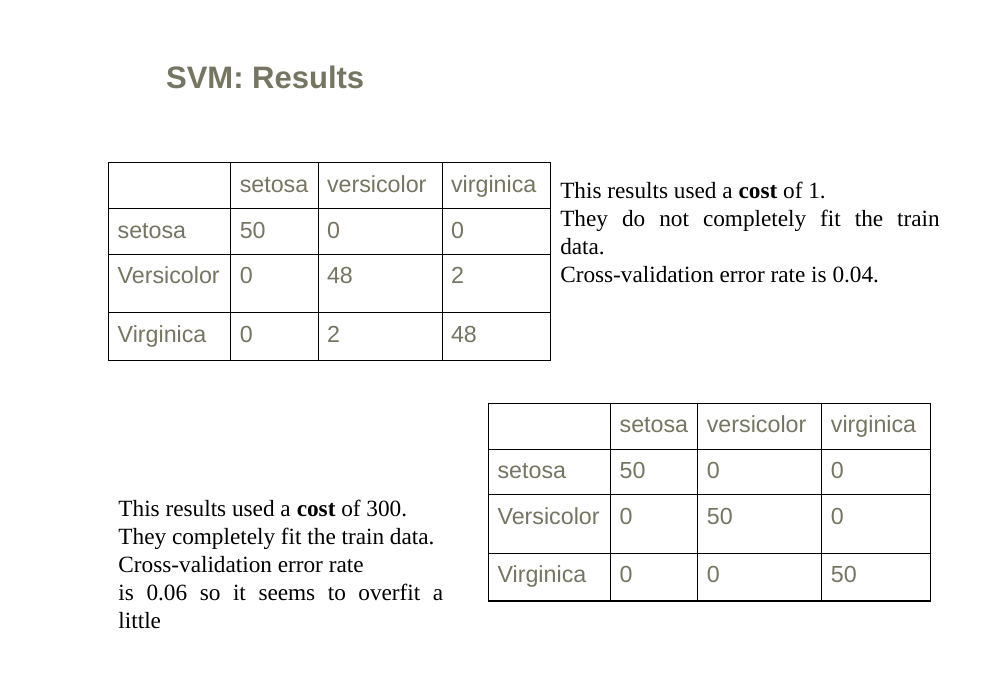
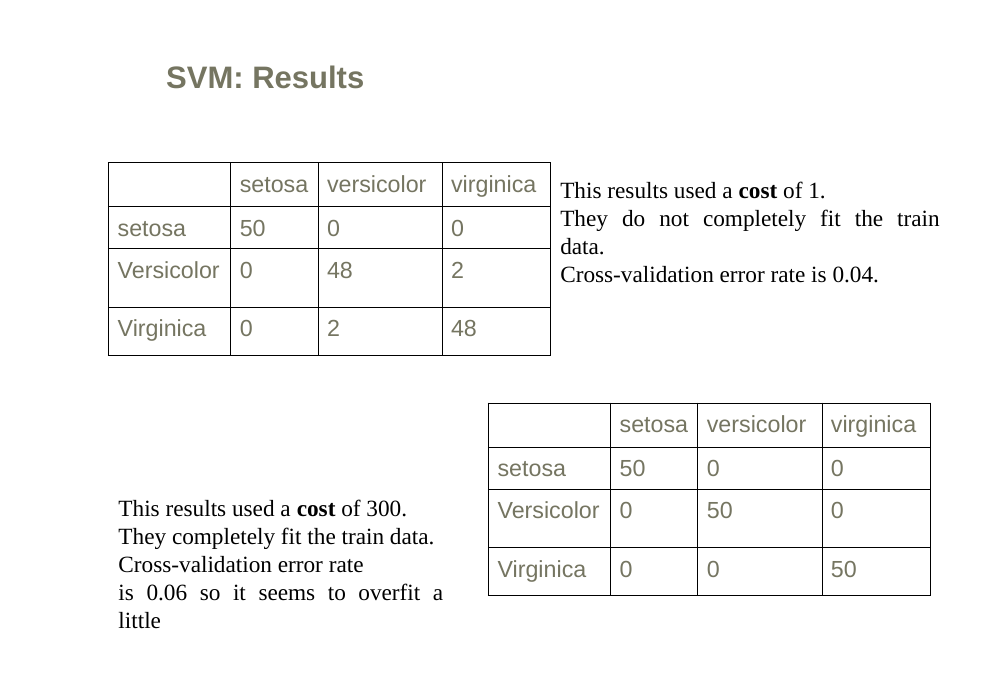
Before and after one commit to mikisvaz/DMPP, a slide deck: slide 21 of Classification/Classification.ppt. Drawn at 1008x698 pixels with LibreOffice and Linux fonts; fonts in the diff are those of the drawing; background and template pictures are left out. Boxes give left, top, right and bottom in pixels: in the first picture for what was removed or moved away, otherwise in the second. Text is boxed around its words. In the diff, an @@ line names an element or a change of style, - is before the commit and + after.

```diff
--- a/Classification/Classification.ppt
+++ b/Classification/Classification.ppt
@@ table: place and size @@
-table at (109, 163, 550, 360)
+table at (109, 163, 550, 354)
@@ table: place and size @@
-table at (488, 403, 930, 600)
+table at (488, 403, 930, 592)
```
Also in this commit, not shown: 6 other slides changed, 4 other files.
